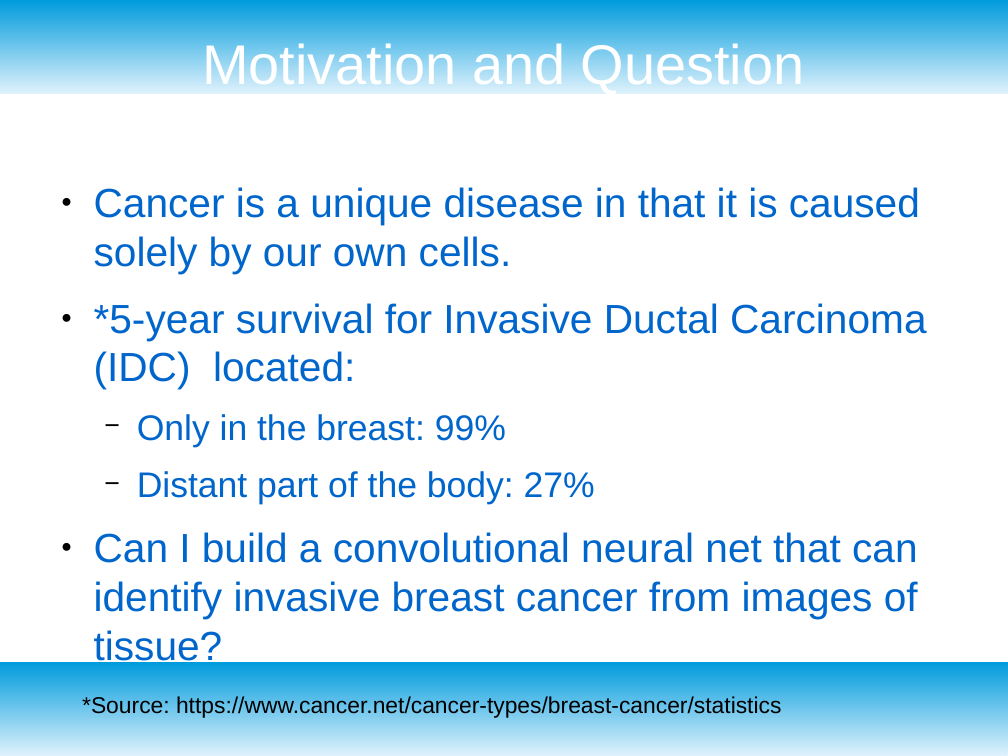
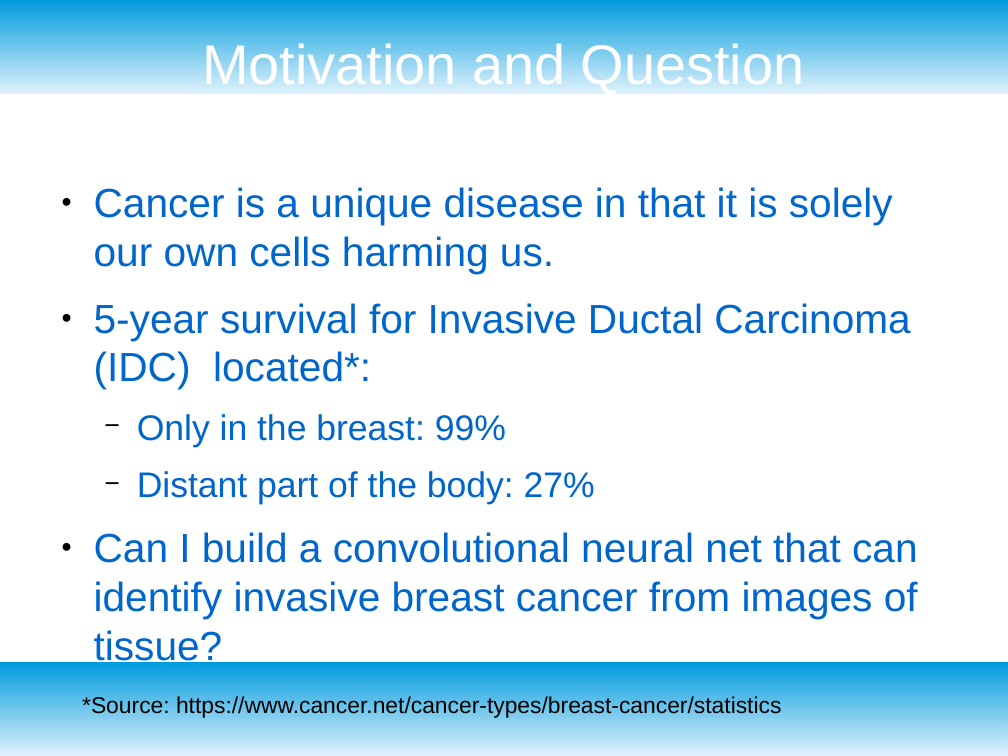
Before and after one commit to Shredder42/breast_cancer_histopathology, a slide deck: slide 2 of presentation.odp. Drawn at 1008x756 pixels with LibreOffice and Linux fonts; fonts in the diff are those of the drawing. Boxes give left, top, right and bottom in pixels: in the first picture for what was removed or moved away, otherwise in the second. Text is boxed around its words. In the diff, an @@ line names an element or a change of style, - is before the commit and + after.

Commit message:
present ready

```diff
--- a/presentation.odp
+++ b/presentation.odp
@@ text at (94, 187, 910, 389): text changed @@
-● Cancer is a unique disease in that it is caused solely by our own cells.
-● *5-year survival for Invasive Ductal Carcinoma (IDC) located:
+● Cancer is a unique disease in that it is solely our own cells harming us.
+● 5-year survival for Invasive Ductal Carcinoma (IDC) located*:
```
